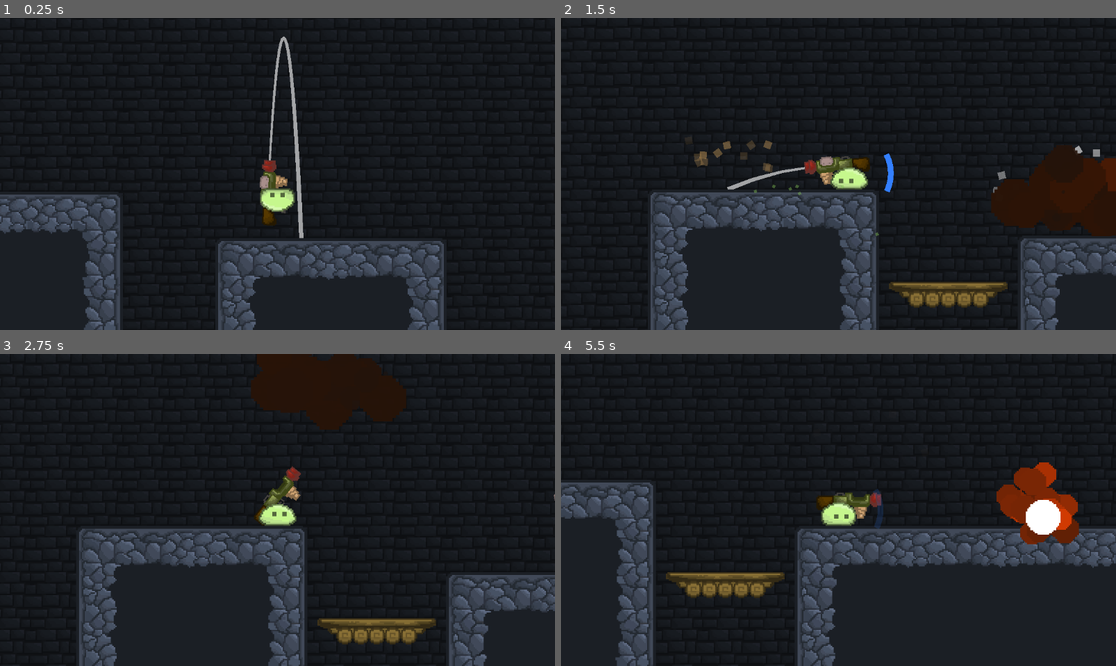
Above: before the commit, frames 1-4 (two rows, left to right).
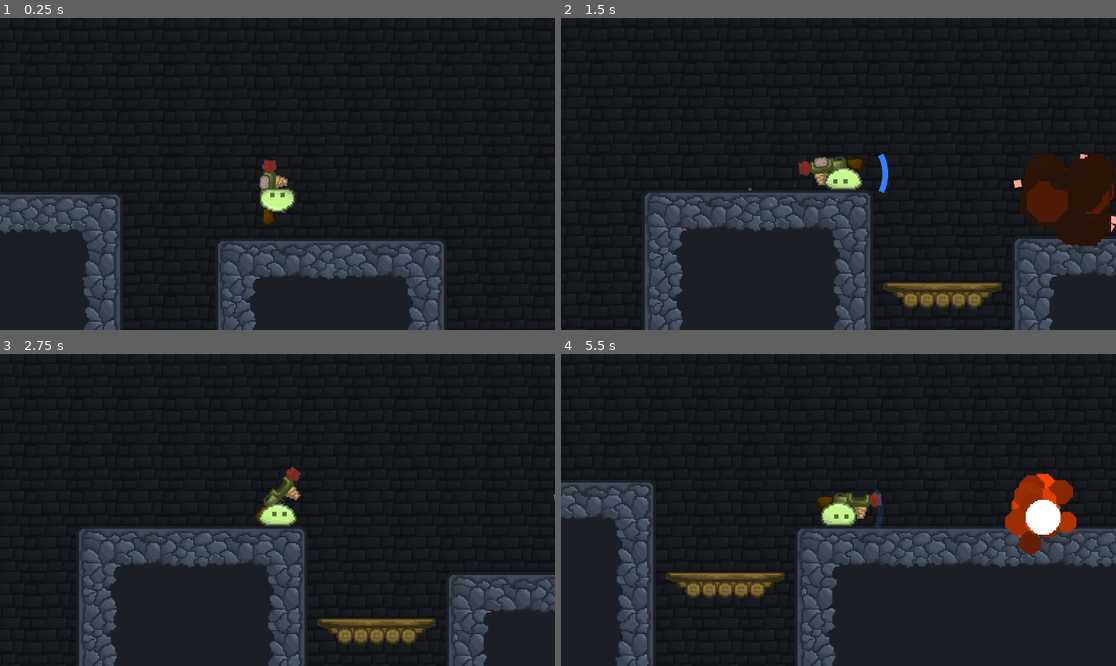
Above: after the commit, the same moments.

Repository: Z0nate/Nzara
Game: Godot game, scene res://Scenes/main.tscn
Two runs of this game, one before a commit and one after it. Both use one fixed random seed, a clock stepped at 60 frames per second and the inputs below. Sound files missing from this copy of the repository are replaced by a short silence.
Inputs (mouse positions are in pixels of both pictures, inside the frame that each line leads up to):
- Up to frame 1 (0.25 s): no input
- Up to frame 2 (1.5 s): tap Enter (ui_accept) at 0.5, 0.77 s; move the mouse to (960, 158) at 0.52 s; hold Right (ui_right) 0.53-1.25 s; tap 1 at 0.6 s; click (960, 158) at 0.67 s; tap 2 at 0.8 s; drag from (727, 189) to (810, 236) at 1.27 s
- Up to frame 3 (2.75 s): move the mouse to (333, 441) at 2.02 s; hold Right (ui_right) from 2.03 s (still down); tap 3 at 2.1 s; click (333, 441) at 2.17 s; tap 4 at 2.3 s
- Up to frame 4 (5.5 s): release Right (ui_right) at 2.75 s; drag from (810, 572) to (672, 463) at 2.77 s; move the mouse to (1005, 556) at 3.52 s; hold Left (ui_left) 3.53-4.25 s; click (1005, 556) at 3.6 s; tap Enter (ui_accept) at 3.77 s; tap 2 at 3.8, 5.1 s; drag from (672, 463) to (755, 432) at 4.27 s; move the mouse to (866, 510) at 5.02 s; hold Down (ui_down) from 5.03 s (still down); click (866, 510) at 5.17 s; tap 4 at 5.3 s

The runs differ from the first frame. In frame 1, 0.7% of the frame differs, in the area x 48-55%, y 5-71%; in frame 2, 10%, in the area x 15-100%, y 38-100%; in frame 3, 0.7%; in frame 4, 2.0%.

Commit message:
Utils update

Diff:
--- a/Scenes/particles_emitter.tscn
+++ b/Scenes/particles_emitter.tscn
@@ -5,8 +5,8 @@
 [ext_resource type="Texture2D" uid="uid://cwv526f5v7ao5" path="res://Assets/explosion.png" id="3_vsgk5"]
 
 [sub_resource type="Curve" id="Curve_lrx72"]
-_data = [Vector2(0, 1), 0.0, 0.0, 0, 0, Vector2(1, 0), 0.0, 0.0, 0, 0]
-point_count = 2
+_data = [Vector2(0, 1), 0.0, 0.0, 0, 0, Vector2(0.64772725, 1), 0.0, 0.0, 0, 0, Vector2(1, 0), 0.0, 0.0, 0, 0]
+point_count = 3
 
 [sub_resource type="CurveTexture" id="CurveTexture_7pyg6"]
 curve = SubResource("Curve_lrx72")
@@ -19,14 +19,74 @@
 [sub_resource type="CurveTexture" id="CurveTexture_why1w"]
 curve = SubResource("Curve_cmhku")
 
+[sub_resource type="Gradient" id="Gradient_vsgk5"]
+colors = PackedColorArray(1, 1, 1, 1, 0.5409905, 0.5409905, 0.5409905, 1)
+
+[sub_resource type="GradientTexture1D" id="GradientTexture1D_gif68"]
+gradient = SubResource("Gradient_vsgk5")
+
 [sub_resource type="Curve" id="Curve_ts161"]
-_data = [Vector2(0, 1), 0.0, 0.0, 0, 0, Vector2(1, 1), 0.0, 0.0, 0, 0]
-point_count = 2
+_data = [Vector2(0, 1), 0.0, 0.0, 0, 0, Vector2(0.60445684, 1), 0.0, 0.0, 0, 0, Vector2(1, 0), 0.0, 0.0, 0, 0]
+point_count = 3
 
 [sub_resource type="CurveTexture" id="CurveTexture_jme2a"]
 curve = SubResource("Curve_ts161")
 
 [sub_resource type="ParticleProcessMaterial" id="ParticleProcessMaterial_Dust"]
+lifetime_randomness = 1.0
+particle_flag_disable_z = true
+emission_shape_scale = Vector3(5, 5, 5)
+emission_shape = 1
+emission_sphere_radius = 1.0
+angle_min = -39.99999
+angle_max = 40.00001
+angle_curve = SubResource("CurveTexture_why1w")
+direction = Vector3(0, -1, 0)
+spread = 60.0
+flatness = 1.0
+initial_velocity_min = 100.0
+initial_velocity_max = 150.0
+angular_velocity_min = -100.000015
+angular_velocity_max = 99.999985
+orbit_velocity_min = 9.49949e-08
+orbit_velocity_max = 9.49949e-08
+gravity = Vector3(0, 300, 0)
+linear_accel_min = -2.2351742e-06
+linear_accel_max = -2.2351742e-06
+radial_accel_min = -2.2351742e-06
+radial_accel_max = -2.2351742e-06
+tangential_accel_min = -2.2351742e-06
+tangential_accel_max = -2.2351742e-06
+damping_min = 100.00001
+damping_max = 100.00001
+scale_min = 0.5
+scale_curve = SubResource("CurveTexture_jme2a")
+color_ramp = SubResource("GradientTexture1D_gif68")
+alpha_curve = SubResource("CurveTexture_7pyg6")
+
+[sub_resource type="Curve" id="Curve_vsgk5"]
+_data = [Vector2(0, 1), 0.0, 0.0, 0, 0, Vector2(1, 0), 0.0, 0.0, 0, 0]
+point_count = 2
+
+[sub_resource type="CurveTexture" id="CurveTexture_gif68"]
+curve = SubResource("Curve_vsgk5")
+
+[sub_resource type="Gradient" id="Gradient_uc5mw"]
+colors = PackedColorArray(1, 1, 1, 1, 0.62152386, 0.62152386, 0.6215238, 1)
+
+[sub_resource type="GradientTexture1D" id="GradientTexture1D_g4ltw"]
+gradient = SubResource("Gradient_uc5mw")
+
+[sub_resource type="ParticleProcessMaterial" id="ParticleProcessMaterial_vsgk5"]
+lifetime_randomness = 1.0
+particle_flag_disable_z = true
+initial_velocity_min = 100.0
+initial_velocity_max = 200.0
+gravity = Vector3(0, -100, 0)
+color_ramp = SubResource("GradientTexture1D_g4ltw")
+alpha_curve = SubResource("CurveTexture_gif68")
+
+[sub_resource type="ParticleProcessMaterial" id="ParticleProcessMaterial_Explosion"]
 lifetime_randomness = 1.0
 particle_flag_disable_z = true
 emission_shape_scale = Vector3(5, 5, 5)
@@ -42,8 +102,10 @@
 direction = Vector3(0, -1, 0)
 spread = 60.0
 flatness = 1.0
-initial_velocity_min = 150.0
-initial_velocity_max = 300.0
+initial_velocity_min = 100.0
+initial_velocity_max = 250.0
+angular_velocity_min = -100.000015
+angular_velocity_max = 99.999985
 orbit_velocity_min = 9.49949e-08
 orbit_velocity_max = 9.49949e-08
 gravity = Vector3(0, 300, 0)
@@ -58,6 +120,7 @@
 scale_min = 5.0
 scale_max = 5.0
 scale_curve = SubResource("CurveTexture_jme2a")
+color = Color(1, 0.6431373, 0.5529412, 1)
 alpha_curve = SubResource("CurveTexture_7pyg6")
 
 [sub_resource type="ParticleProcessMaterial" id="ParticleProcessMaterial_Slime"]
@@ -178,31 +241,40 @@
 
 [node name="Dust" type="GPUParticles2D" parent="." unique_id=1981187098]
 emitting = false
+amount = 15
+texture = ExtResource("1_kgyel")
+lifetime = 0.4
+one_shot = true
+explosiveness = 1.0
+process_material = SubResource("ParticleProcessMaterial_Dust")
+
+[node name="Dust2" type="GPUParticles2D" parent="." unique_id=798275170]
+emitting = false
+amount = 15
+texture = ExtResource("1_kgyel")
+lifetime = 0.4
+one_shot = true
+explosiveness = 1.0
+process_material = SubResource("ParticleProcessMaterial_Dust")
+
+[node name="MuzzleFlash" type="GPUParticles2D" parent="." unique_id=724610030]
+emitting = false
 amount = 30
+texture = ExtResource("1_kgyel")
 lifetime = 0.38
 one_shot = true
 explosiveness = 1.0
-process_material = SubResource("ParticleProcessMaterial_Dust")
-
-[node name="Sparks" type="GPUParticles2D" parent="." unique_id=724610030]
-modulate = Color(0.69932586, 0.54645145, 0.3225188, 1)
+process_material = SubResource("ParticleProcessMaterial_vsgk5")
+
+[node name="Explosion" type="GPUParticles2D" parent="." unique_id=1031763775]
 emitting = false
 amount = 30
-lifetime = 0.38
-one_shot = true
-explosiveness = 1.0
-process_material = SubResource("ParticleProcessMaterial_Dust")
-
-[node name="Explosion" type="GPUParticles2D" parent="." unique_id=1031763775]
-emitting = false
-amount = 30
-lifetime = 0.8
 one_shot = true
 explosiveness = 1.0
 trail_lifetime = 1.0
 trail_sections = 2
 trail_section_subdivisions = 1
-process_material = SubResource("ParticleProcessMaterial_Dust")
+process_material = SubResource("ParticleProcessMaterial_Explosion")
 
 [node name="Slime" type="GPUParticles2D" parent="." unique_id=65122]
 modulate = Color(0.49019086, 0.72365886, 0.3288815, 0.4627451)
--- a/Scenes/potato_launcher.tscn
+++ b/Scenes/potato_launcher.tscn
@@ -21,6 +21,7 @@
 hframes = 2
 
 [node name="TrajectoryLine" type="Line2D" parent="." unique_id=242129637]
+visible = false
 modulate = Color(1, 1, 1, 0.60784316)
 show_behind_parent = true
 top_level = true
@@ -30,3 +31,5 @@
 
 [node name="LaunchingPoint" type="Node2D" parent="." unique_id=95716865]
 position = Vector2(26, -7)
+
+[node name="AudioStreamPlayer" type="AudioStreamPlayer2D" parent="." unique_id=2110790911]
--- a/Scripts/particles_emitter.gd
+++ b/Scripts/particles_emitter.gd
@@ -1,67 +1,4 @@
 extends Node2D
 
-@export var follow_mouse: bool = false
-@export var emit_on_click: bool = true
-
-var active_emitter: GPUParticles2D
-var emitters: Dictionary = {}
-
-
 func _ready() -> void:
-	for child in get_children():
-		if child is GPUParticles2D:
-			emitters[child.name.to_lower()] = child
-			child.emitting = false
-
-	activate("fire")
-
-
-func _process(_delta: float) -> void:
-	if follow_mouse and active_emitter:
-		active_emitter.global_position = get_global_mouse_position()
-
-func _input(event: InputEvent) -> void:
-	if event is InputEventKey and event.pressed and not event.echo:
-		match event.keycode:
-			KEY_1: activate("fire")
-			KEY_2: activate("sparks")
-			KEY_3: activate("smoke")
-			KEY_4: activate("magic")
-
-	if emit_on_click and event is InputEventMouseButton:
-		if event.button_index == MOUSE_BUTTON_LEFT and event.pressed:
-			burst_at(get_global_mouse_position())
-
-
-func activate(preset_name: String) -> void:
-	if not emitters.has(preset_name):
-		return
-
-	if active_emitter:
-		active_emitter.emitting = false
-
-	active_emitter = emitters[preset_name]
-	active_emitter.global_position = global_position
-	active_emitter.one_shot = false
-	active_emitter.emitting = true
-
-
-func burst_at(pos: Vector2) -> void:
-	if not active_emitter:
-		return
-
-	active_emitter.global_position = pos
-	active_emitter.restart()
-	active_emitter.one_shot = true
-	active_emitter.emitting = true
-
-
-func emit_all() -> void:
-	for emitter in emitters.values():
-		emitter.global_position = global_position
-		emitter.emitting = true
-
-
-func stop_all() -> void:
-	for emitter in emitters.values():
-		emitter.emitting = false
+	Utils.init(self)
--- a/Scripts/player.gd
+++ b/Scripts/player.gd
@@ -203,8 +203,7 @@
 
 	charge_timer = 0.0
 
-	particles.get_node("Dust").restart()
-	particles.get_node("Dust").emitting = true
+	Utils.emit_particles_at_position(global_position, "Dust2")
 
 	if charge_time > MAX_CHARGE_TIME * 0.5:
 		audio_stream_player.stream = slime_long_jump
--- a/Scripts/potato_launcher.gd
+++ b/Scripts/potato_launcher.gd
@@ -9,8 +9,9 @@
 @onready var potato_scene: PackedScene = preload("res://Scenes/potato.tscn")
 
 @onready var explosion_sound = load("res://Sounds/PotatoLauncher/explosion.mp3")
+@onready var launch_sound = load("res://Sounds/PotatoLauncher/launch.wav")
 
-var particles: Node2D
+@onready var particles: Node2D = get_parent().get_parent().get_node("ParticlesEmitter")
 
 @export var projectile_speed: float = 600.0
 @export var gravity: float = 900.0
@@ -28,6 +29,9 @@
 var recoil_offset: float = 0.0
 var target_rotation: float = 0.0
 var base_position: Vector2
+
+var particle_pool: Dictionary = {}
+var pool_size: int = 5
 
 func _ready() -> void:
 	trajectory_line.clear_points()
@@ -50,7 +54,7 @@
 	cooldown_timer = max(cooldown_timer - delta, 0.0)
 	if cooldown_timer == 0.0:
 		sprite.frame = 0
-		trajectory_line.visible = true
+		# trajectory_line.visible = true
 		if Input.is_action_just_pressed("shoot"):
 			_shoot()
 
@@ -78,10 +82,10 @@
 	cooldown_timer = 0.8
 	print(cooldown_timer)
 
-	trajectory_line.visible = false
-	particles.get_node("Sparks").restart()
-	particles.get_node("Sparks").global_position = launching_point.global_position
-	particles.get_node("Sparks").emitting = true
+	# trajectory_line.visible = false
+	Utils.emit_particles_at_position(launching_point.global_position, "MuzzleFlash", global_rotation)
+	Utils.play_sound_at_position(launching_point.global_position, launch_sound, self)
+
 	sprite.frame = 1
 
 	var aim_dir = Vector2.from_angle(global_rotation)
@@ -125,32 +129,18 @@
 	potato.global_rotation = lerp_angle(potato.global_rotation, potato_dir.angle(), rotation_interpolation_speed * delta)
 	var collision = potato.move_and_collide(potato.velocity * delta)
 	if collision:
-		play_sound_at_position(potato.global_position, explosion_sound)
-
-		particles.get_node("Explosion").restart()
-		particles.get_node("Explosion").global_position = potato.global_position
-		particles.get_node("Explosion").emitting = true
-
-		particles.get_node("Smoke").restart()
-		particles.get_node("Smoke").global_position = potato.global_position
-		particles.get_node("Smoke").emitting = true
+		Utils.play_sound_at_position(potato.global_position, explosion_sound, potato)
+		Utils.emit_particles_at_position(potato.global_position, "Smoke")
+		Utils.emit_particles_at_position(potato.global_position, "Explosion")
 
 		particles.get_node("Explosion2").global_position = potato.global_position
 		particles.get_node("Explosion2").play()
 
-		camera.shake(15.0, 0.5)
+		var distance_to_camera = potato.global_position.distance_to(camera.global_position)
+		var shake_intensity = 75.0 / (distance_to_camera / 10)
+
+		camera.shake(shake_intensity, 0.5)
 
 		to_remove.append(potato)
 		potato.queue_free()
 		active_potatoes.erase(potato)
-
-func play_sound_at_position(spawn_position: Vector2, audio_stream: AudioStream) -> void:
-	var audio_player = AudioStreamPlayer2D.new()
-	audio_player.stream = audio_stream
-
-	audio_player.global_position = spawn_position
-
-	get_parent().add_child(audio_player)
-
-	audio_player.play()
-	audio_player.finished.connect(audio_player.queue_free)
--- /dev/null
+++ b/Scripts/utils.gd
@@ -0,0 +1,41 @@
+extends Node
+
+var particle_pool: Dictionary = {}
+var pool_size: int = 5
+var particles: Node2D
+
+func init(particles_node: Node2D) -> void:
+	particles = particles_node
+	_build_particle_pool()
+
+func _build_particle_pool() -> void:
+	for child in particles.get_children():
+		if not child is GPUParticles2D:
+			continue
+		particle_pool[child.name] = []
+		for i in pool_size:
+			var clone = child.duplicate() as GPUParticles2D
+			clone.emitting = false
+			clone.z_index = 10
+			clone.top_level = true
+			get_tree().current_scene.add_child.call_deferred(clone)
+			particle_pool[child.name].append(clone)
+
+func emit_particles_at_position(spawn_position: Vector2, particle_name: String, rotation: float = 0) -> void:
+	if not particle_pool.has(particle_name):
+		return
+	for clone in particle_pool[particle_name] as Array:
+		if clone.emitting:
+			continue
+		clone.global_rotation = rotation
+		clone.global_position = spawn_position
+		clone.restart()
+		return
+
+func play_sound_at_position(spawn_position: Vector2, audio_stream: AudioStream, parent: Node) -> void:
+	var audio_player = AudioStreamPlayer2D.new()
+	audio_player.stream = audio_stream
+	audio_player.global_position = spawn_position
+	parent.add_child(audio_player)
+	audio_player.play()
+	audio_player.finished.connect(audio_player.queue_free)
--- a/project.godot
+++ b/project.godot
@@ -14,9 +14,17 @@
 run/main_scene="uid://cmjrqlg6wa6h2"
 config/features=PackedStringArray("4.6", "Mobile")
 
+[autoload]
+
+Utils="*uid://cd2s7mgyhtrj6"
+
 [display]
 
 window/stretch/aspect="keep_height"
+
+[editor]
+
+version_control/autoload_on_startup=true
 
 [input]
 
Binary file added: Assets/juice.png
Not shown, added: Assets/juice.png.import
Not shown, added: Scripts/utils.gd.uid
Not shown, added: Sounds/PotatoLauncher/launch.wav.import
Not shown, removed: Game.pck
Not shown, removed: MIT license
Not shown, added: Sounds/PotatoLauncher/launch.wav
